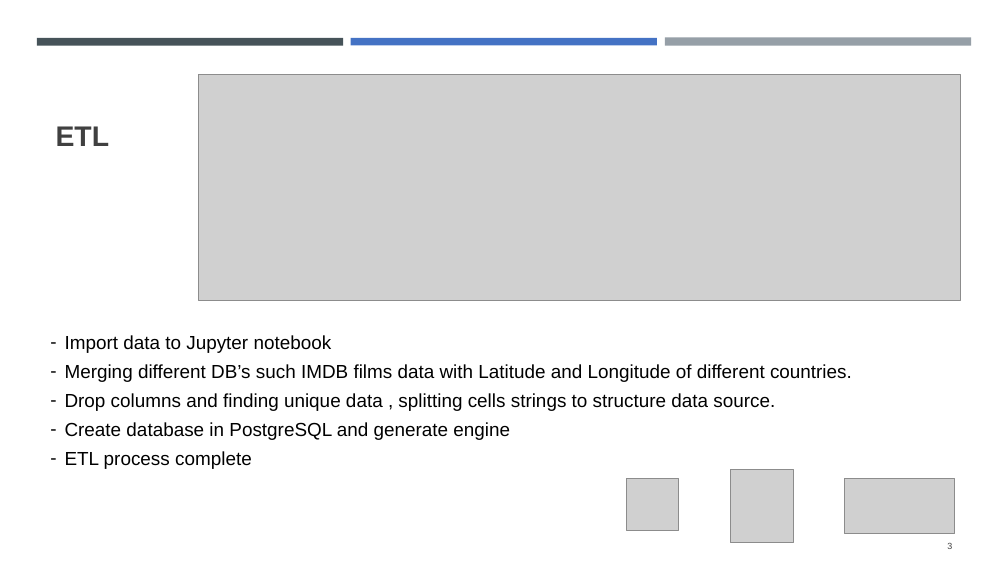
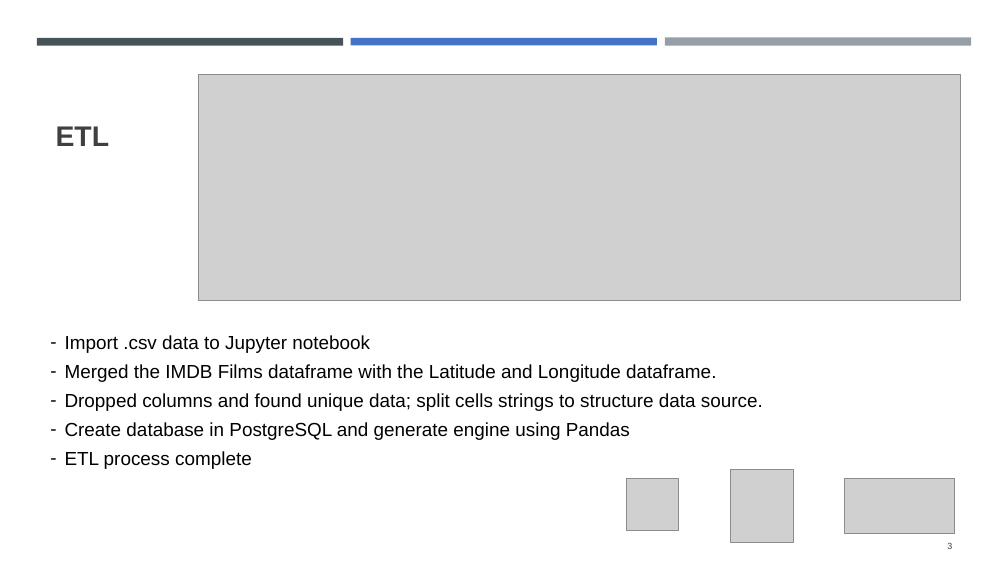
Before and after one commit to MohanPanga/IMDb-Movies-, a slide deck: slide 3 of Movie Guru.pptx. Drawn at 1008x567 pixels with LibreOffice and Linux fonts; fonts in the diff are those of the drawing; grey boxes stand for pictures. Boxes give left, top, right and bottom in pixels: in the first picture for what was removed or moved away, otherwise in the second. Text is boxed around its words. In the diff, an @@ line names an element or a change of style, - is before the commit and + after.

Commit message:
modified ETL slide in ppt

```diff
--- a/Movie Guru.pptx
+++ b/Movie Guru.pptx
@@ text at box(65, 335, 763, 440): text changed @@
-– Import data to Jupyter notebook
-– Merging different DB’s such IMDB films data with Latitude and Longitude of different countries.
-– Drop columns and finding unique data , splitting cells strings to structure data source.
-– Create database in PostgreSQL and generate engine
+– Import .csv data to Jupyter notebook
+– Merged the IMDB Films dataframe with the Latitude and Longitude dataframe.
+– Dropped columns and found unique data; split cells strings to structure data source.
+– Create database in PostgreSQL and generate engine using Pandas
```
